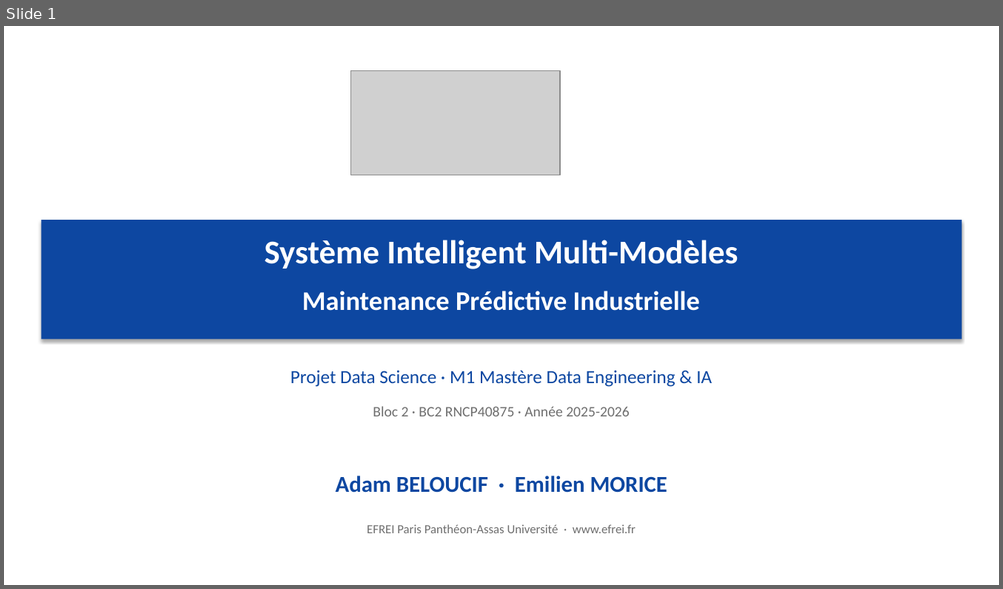
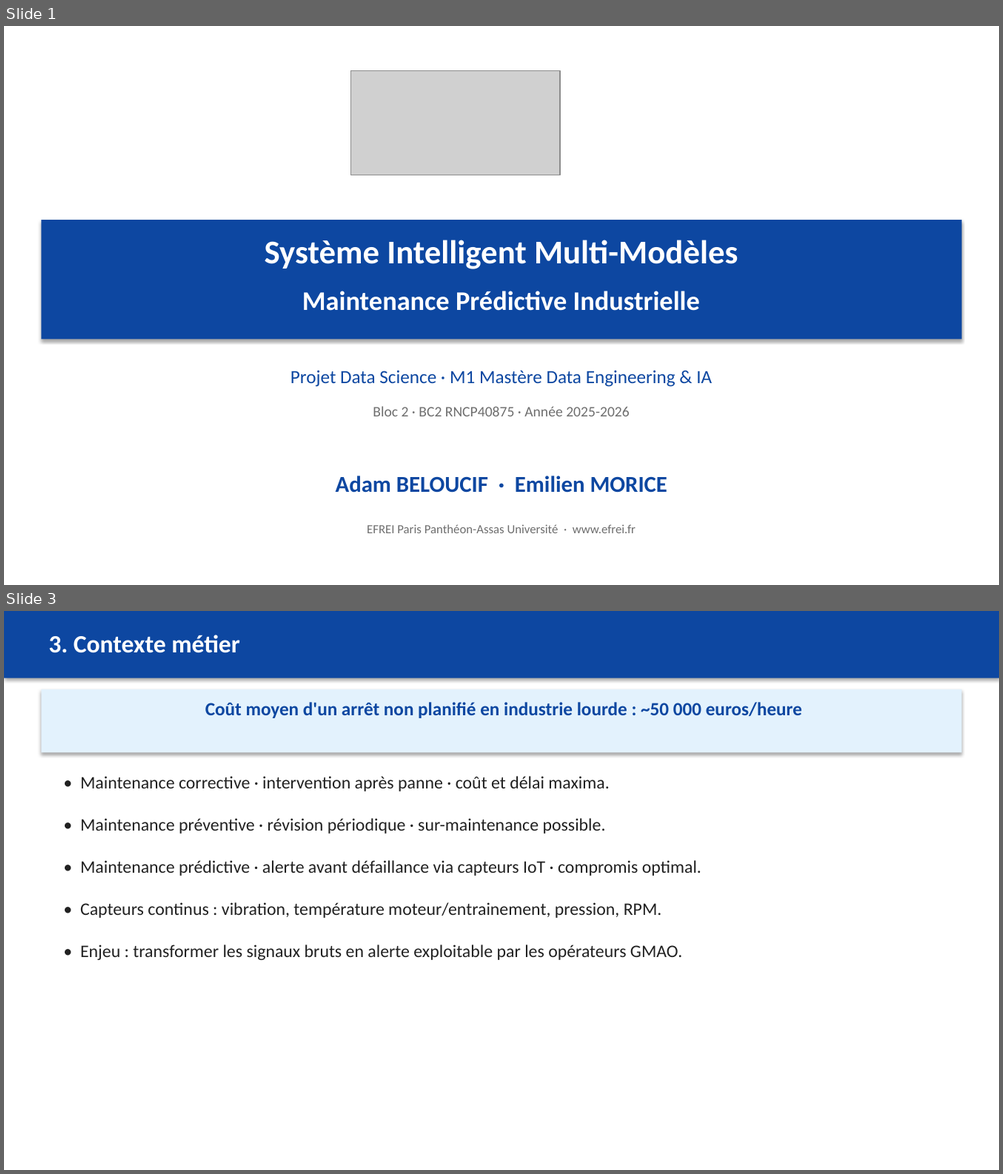
Before and after one commit to Adam-Blf/maintenance-predictive-industrielle, a slide deck: reports/presentation.pptx. Shown one above the other, each under a label of ours: slide 1 before the commit, slides 1 and 3 after it; the slides between them are not shown. The pictures are 1003x589 and 1003x1174 pixels, drawn with LibreOffice and Linux fonts; fonts in the diff are those of the drawing; grey boxes stand for pictures. Boxes give left, top, right and bottom in pixels: in the first picture for what was removed or moved away, otherwise in the second. Text is boxed around its words. In the diff, an @@ line names an element or a change of style, - is before the commit and + after.

```diff
--- a/reports/presentation.pptx
+++ b/reports/presentation.pptx
@@ slide 3 added at <box>4,611,999,1170</box>, background #FFFFFF @@
@@ rectangle added at <box>4,611,999,678</box>, fill #0D47A1 @@
@@ text added at <box>48,635,240,653</box>, 24 pt, text #FFFFFF, bold @@
+3. Contexte métier
@@ rectangle added at <box>41,689,962,753</box>, fill #E3F2FD @@
@@ text added at <box>205,702,802,718</box>, 18 pt, text #0D47A1, bold @@
+Coût moyen d'un arrêt non planifié en industrie lourde : ~50 000 euros/heure
@@ text added at <box>80,776,701,960</box>, 17 pt, text #212121 @@
+• Maintenance corrective · intervention après panne · coût et délai maxima.
+• Maintenance préventive · révision périodique · sur-maintenance possible.
+• Maintenance prédictive · alerte avant défaillance via capteurs IoT · compromis optimal.
+• Capteurs continus : vibration, température moteur/entrainement, pression, RPM.
+• Enjeu : transformer les signaux bruts en alerte exploitable par les opérateurs GMAO.
```
Also in this commit, not shown: 7 slides changed, 15 other slides added, 3 slides removed, 13 other files.
